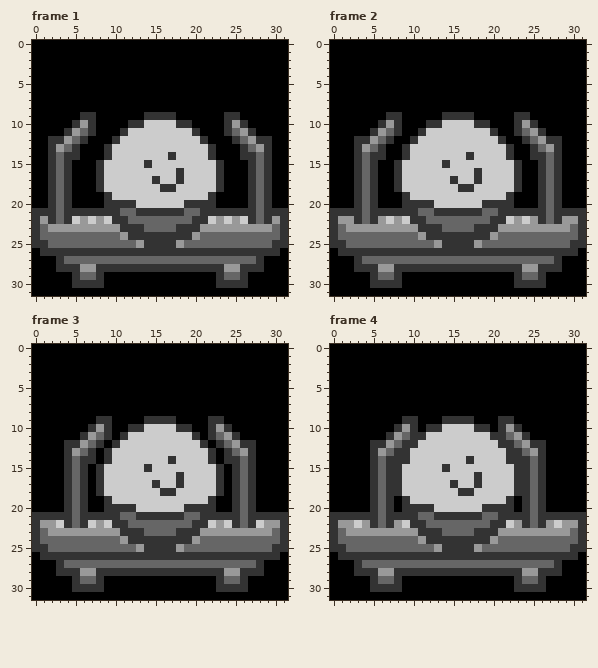
A pixel-art file gets an edit: Assets/Sprites/Teleporter/Teleporter.aseprite. Above, as it was before the edit.
32x32 pixels, 13 frames. Colours within 5 levels of each other are drawn and written as one. Shown: frame 1, frame 2, frame 3, frame 4. The commit also changed other frames, which this record leaves out.
New version:
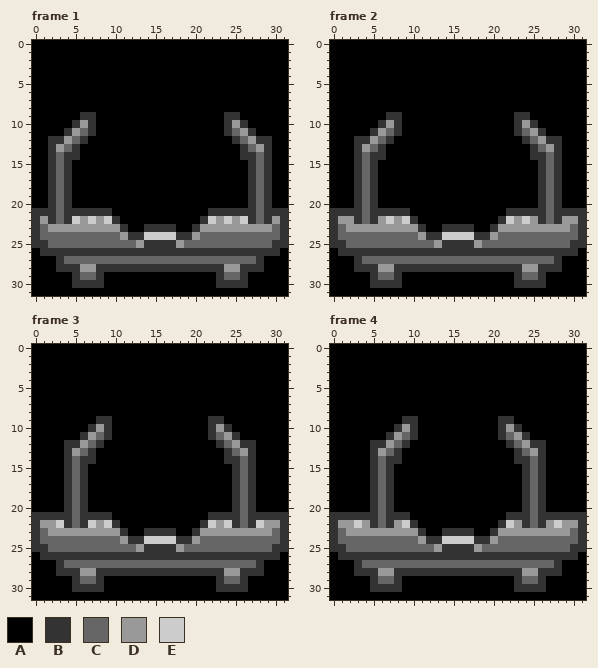
Palette (. is transparent): A #000000  B #333333  C #666666  D #999999  E #cccccc
The edit:
layer "my son" now hidden
Frame 1:
y 9: x 14..17 BBBB -> AAAA
y 10: x 12..19 BBEEEEBB -> AAAAAAAA
y 11: x 11..20 BEEEEEEEEB -> AAAAAAAAAA
y 12: x 10..21 BEEEEEEEEEEB -> AAAAAAAAAAAA
y 13: x 9..22 BEEEEEEEEEEEEB -> AAAAAAAAAAAAAA
y 14: x 9..22 BEEEEEEEBEEEEB -> AAAAAAAAAAAAAA
y 15: x 8..23 BEEEEEBEEEEEEEEB -> AAAAAAAAAAAAAAAA
y 16: x 8..23 BEEEEEEEEEBEEEEB -> AAAAAAAAAAAAAAAA
y 17: x 8..23 BEEEEEEBEEBEEEEB -> AAAAAAAAAAAAAAAA
y 18: x 8..23 BEEEEEEEBBEEEEEB -> AAAAAAAAAAAAAAAA
y 19: x 9..22 BEEEEEEEEEEEEB -> AAAAAAAAAAAAAA
y 20: x 9..22 BBBBEEEEEEBBBB -> AAAAAAAAAAAAAA
y 21: x 10..21 BCCBBBBBBCCB -> AAAAAAAAAAAA
y 22: x 11..20 BCCCCCCCCB -> AAAAAAAAAA
y 23: x 12..19 BBCCCCBB -> AABBBBAA
y 24: x 14..17 BBBB -> EEEE
Frame 2: the same change as frame 1
Frame 3: the same change as frame 1
Frame 4: the same change as frame 1
Pixel boxes of the changes (left, top, right, bottom) in both pictures:
changed: (96, 112, 224, 240)
changed: (394, 112, 522, 240)
changed: (96, 416, 224, 544)
changed: (394, 416, 522, 544)
